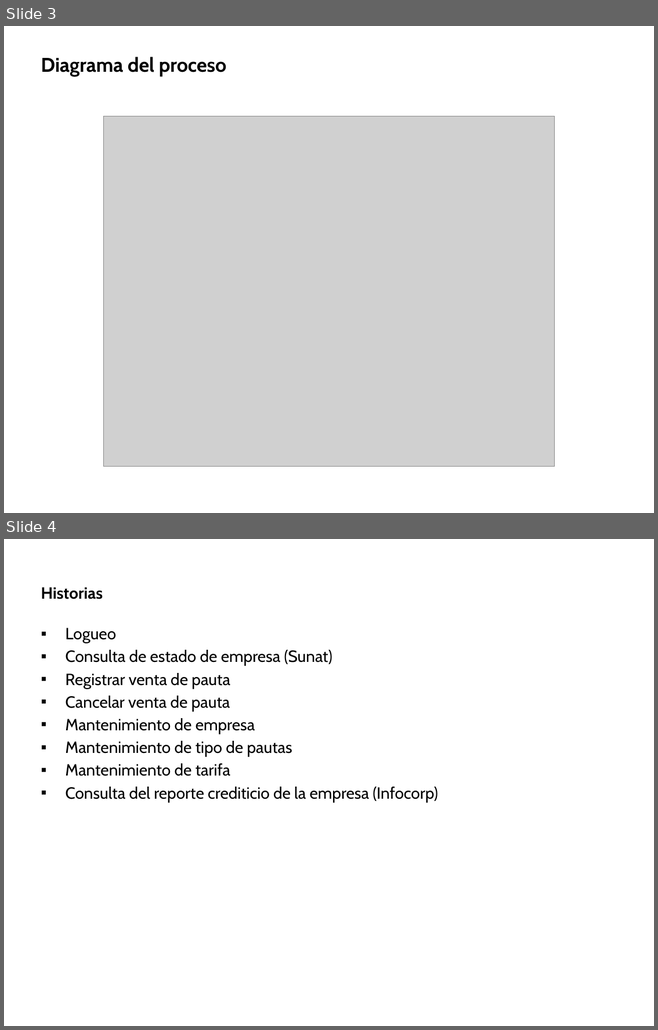
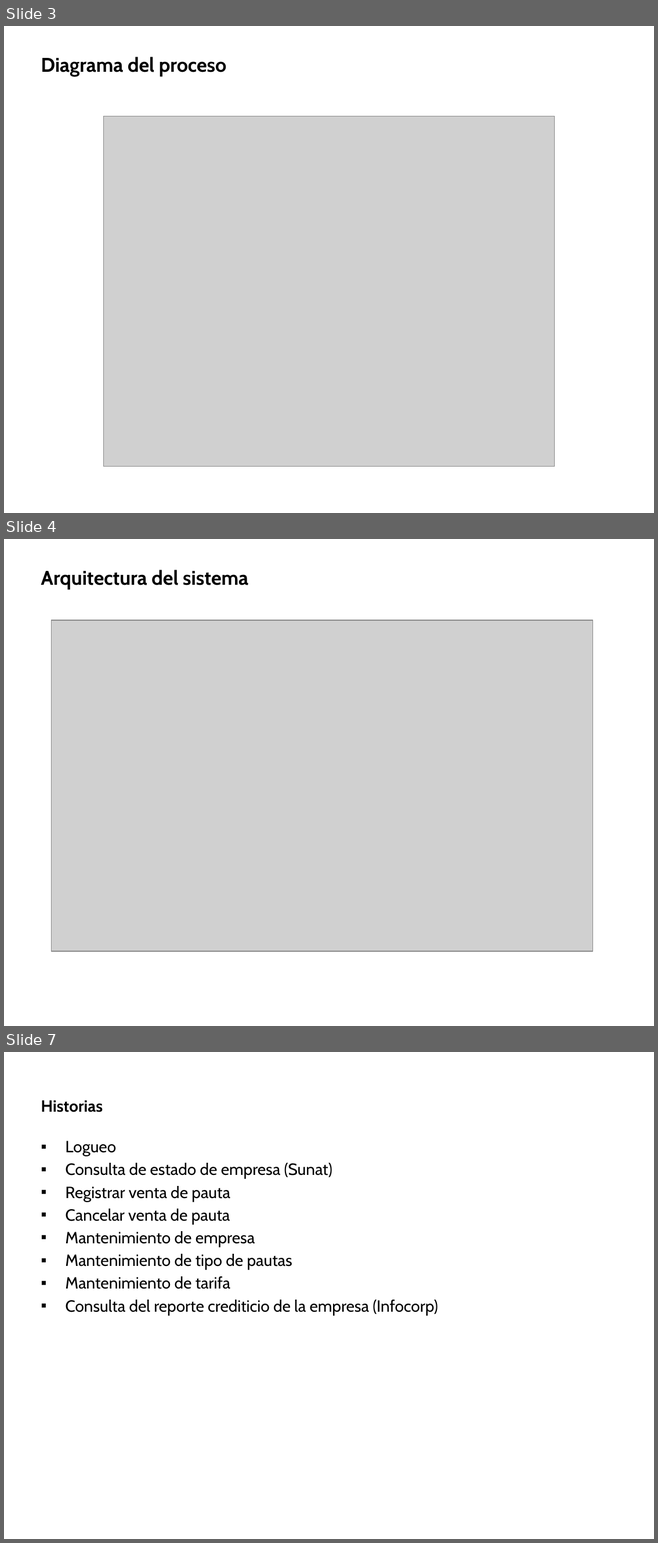
Before and after one commit to ron4ldlivia/upcdsd2012m2-grupo4, a slide deck: Documentos/CRP.pptx. Shown one above the other, each under a label of ours: slides 3 and 4 before the commit, slides 3, 4 and 7 after it; the slides between them are not shown. The pictures are 658x1030 and 658x1543 pixels, drawn with LibreOffice and Linux fonts; fonts in the diff are those of the drawing; grey boxes stand for pictures; background and template pictures are left out. Boxes give left, top, right and bottom in pixels: in the first picture for what was removed or moved away, otherwise in the second. Text is boxed around its words. In the diff, an @@ line names an element or a change of style, - is before the commit and + after.

```diff
--- a/Documentos/CRP.pptx
+++ b/Documentos/CRP.pptx
@@ slide 4 added at (x1=4, y1=539, x2=654, y2=1026), background picture (left out) @@
@@ title added at (x1=41, y1=570, x2=248, y2=589), 22 pt, text #000000, bold @@
+Arquitectura del sistema
@@ picture added at (x1=52, y1=620, x2=593, y2=951) @@
@@ what was slide 4 is now slide 7 @@
```
Also in this commit, not shown: 1 slide changed, 2 other slides added.
